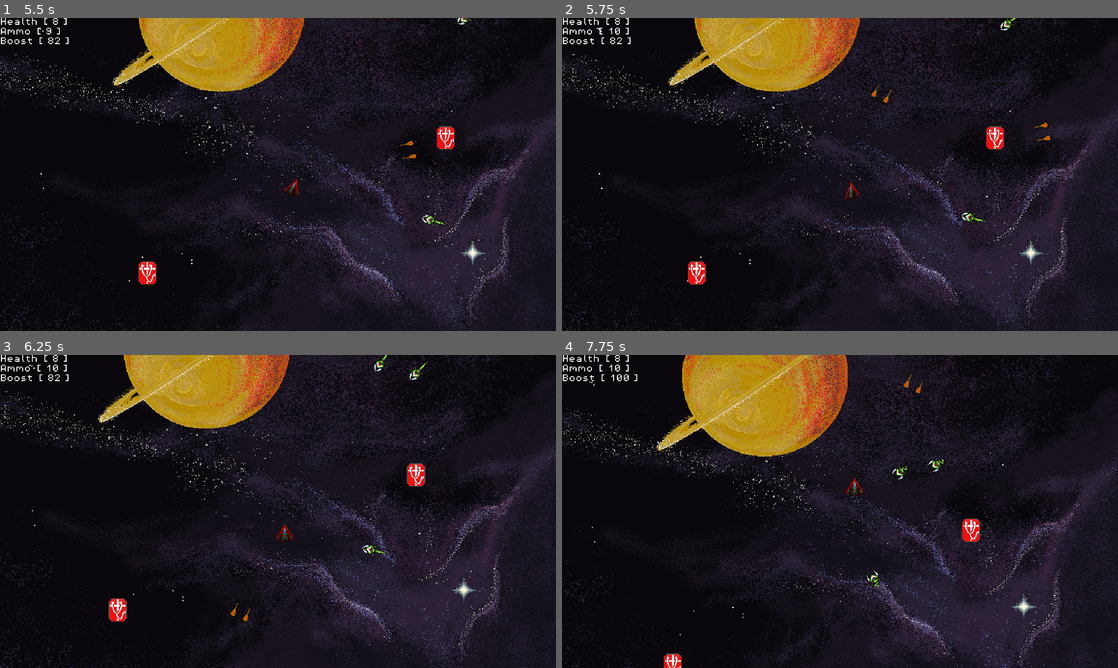
Above: before the commit, frames 1-4 (two rows, left to right).
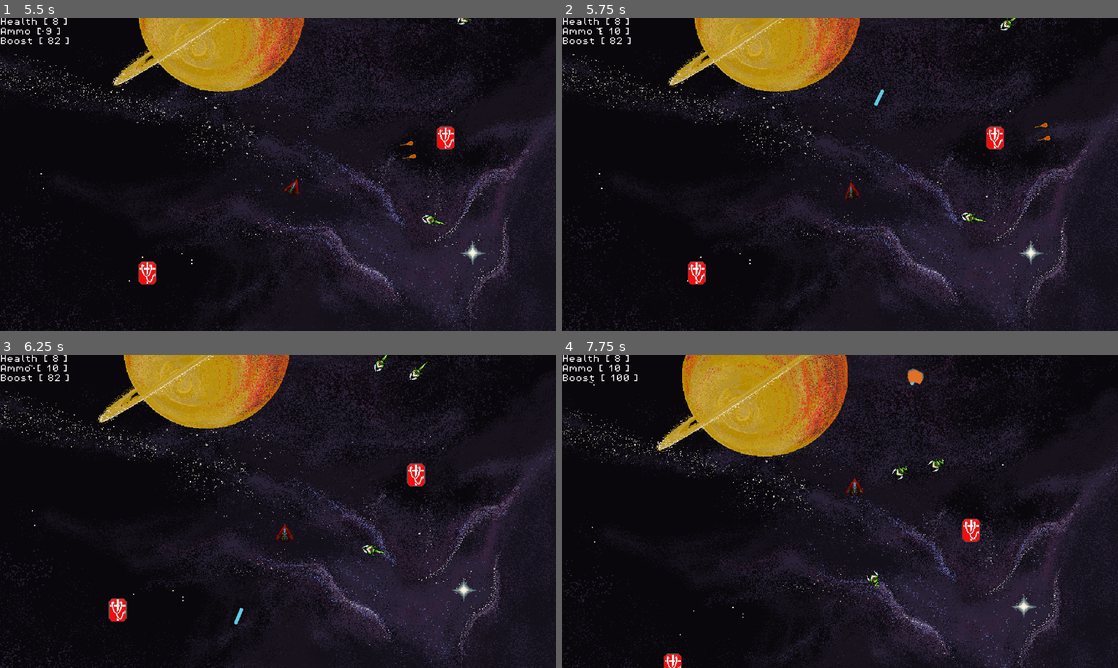
Above: after the commit, the same moments.

Repository: rylanharwood2/Adrift
Game: Godot game, scene res://scenes/game.tscn
Same seed, same stepped clock (60 frames per second), same inputs: the game is played once before the commit and once after it.
Inputs (mouse positions are in pixels of both pictures, inside the frame that each line leads up to):
- Up to frame 1 (5.5 s): tap Enter at 0.5 s; move the mouse to (400, 158) at 0.52 s; hold D (move_right) 0.53-1.25 s; tap Space (shoot) at 0.6, 2.1, 3.8, 5.1 s; click (400, 158) at 0.67 s; drag from (166, 190) to (250, 237) at 1.27 s; tap R (restart) at 2, 3.5 s; move the mouse to (333, 105) at 2.02 s; hold D (move_right) 2.03-2.75 s; drag from (250, 237) to (111, 127) at 2.77 s; move the mouse to (444, 221) at 3.52 s; hold Left (move_left) 3.53-4.25 s; hold Alt (boost) 3.53-4.25 s; drag from (111, 127) to (361, 271) at 4.27 s; move the mouse to (305, 174) at 5.02 s; hold Left (move_left) from 5.03 s (still down); click (305, 174) at 5.17 s
- Up to frame 2 (5.75 s): keep holding Left (move_left)
- Up to frame 3 (6.25 s): release Left (move_left) at 5.75 s; drag from (194, 433) to (450, 358) at 5.77 s
- Up to frame 4 (7.75 s): move the mouse to (962, 495) at 6.52 s; hold W (move_up) 6.53-7.25 s; tap Space (shoot) at 6.6 s; drag from (728, 527) to (951, 401) at 7.27 s

Frame 1 is identical in both runs. In frame 2, less than 0.1% of the frame differs, in the area x 55-60%, y 21-29%; in frame 3, less than 0.1%; in frame 4, 0.1%, in the area x 61-66%, y 4-13%.

Commit message:
changing out the bullets to lasers, animation tweaks
changed out all the bullets to class based individual bullets, also added capo death animation, almost works

Diff:
--- /dev/null
+++ b/assets/sprites/sprite_animations/dual_bullet_explosion.tres
@@ -0,0 +1,29 @@
+[gd_resource type="SpriteFrames" load_steps=5 format=3 uid="uid://b3vmb13kk2v55"]
+
+[ext_resource type="Texture2D" uid="uid://bvmr3lh0msqfl" path="res://assets/sprites/player/default_bullet.png" id="1_a1vik"]
+[ext_resource type="Texture2D" uid="uid://dollkoll5l36" path="res://assets/sprites/player/flame.png" id="2_51mot"]
+
+[sub_resource type="AtlasTexture" id="AtlasTexture_1uvfu"]
+atlas = ExtResource("1_a1vik")
+region = Rect2(0, 0, 30, 23)
+
+[sub_resource type="AtlasTexture" id="AtlasTexture_8wj6r"]
+atlas = ExtResource("2_51mot")
+region = Rect2(8, 0, 4, 8)
+
+[resource]
+animations = [{
+"frames": [{
+"duration": 1.0,
+"texture": SubResource("AtlasTexture_1uvfu")
+}, {
+"duration": 1.0,
+"texture": SubResource("AtlasTexture_1uvfu")
+}, {
+"duration": 1.0,
+"texture": SubResource("AtlasTexture_8wj6r")
+}],
+"loop": true,
+"name": &"default",
+"speed": 5.0
+}]
--- /dev/null
+++ b/assets/sprites/sprite_animations/exploding_bullet.tscn
@@ -0,0 +1,10 @@
+[gd_scene load_steps=3 format=3 uid="uid://w7ik1pckwa3i"]
+
+[ext_resource type="PackedScene" uid="uid://bkguwvaq5v04b" path="res://scenes/bullet.tscn" id="1_jyyfw"]
+[ext_resource type="SpriteFrames" uid="uid://bslnfkqjqpqwt" path="res://assets/sprites/sprite_animations/laser_bullet_explosion.tres" id="2_5awad"]
+
+[node name="exploding_bullet" instance=ExtResource("1_jyyfw")]
+sprite_frames = ExtResource("2_5awad")
+animation = &"explosion"
+autoplay = "fire"
+frame_progress = 0.0
--- /dev/null
+++ b/assets/sprites/sprite_animations/laser_bullet.tres
@@ -0,0 +1,96 @@
+[gd_resource type="SpriteFrames" load_steps=13 format=3 uid="uid://bv2faf7hfnu1q"]
+
+[ext_resource type="Texture2D" uid="uid://ck5aq1wobbwg3" path="res://assets/sprites/enemies/CapoBullet-8.3fps.png" id="1_ihndd"]
+
+[sub_resource type="AtlasTexture" id="AtlasTexture_4qtec"]
+atlas = ExtResource("1_ihndd")
+region = Rect2(0, 0, 38, 47)
+
+[sub_resource type="AtlasTexture" id="AtlasTexture_l7lby"]
+atlas = ExtResource("1_ihndd")
+region = Rect2(38, 0, 38, 47)
+
+[sub_resource type="AtlasTexture" id="AtlasTexture_1yuyb"]
+atlas = ExtResource("1_ihndd")
+region = Rect2(76, 0, 38, 47)
+
+[sub_resource type="AtlasTexture" id="AtlasTexture_2embp"]
+atlas = ExtResource("1_ihndd")
+region = Rect2(114, 0, 38, 47)
+
+[sub_resource type="AtlasTexture" id="AtlasTexture_q3f8d"]
+atlas = ExtResource("1_ihndd")
+region = Rect2(152, 0, 38, 47)
+
+[sub_resource type="AtlasTexture" id="AtlasTexture_qu2qv"]
+atlas = ExtResource("1_ihndd")
+region = Rect2(190, 0, 38, 47)
+
+[sub_resource type="AtlasTexture" id="AtlasTexture_p0p1p"]
+atlas = ExtResource("1_ihndd")
+region = Rect2(228, 0, 38, 47)
+
+[sub_resource type="AtlasTexture" id="AtlasTexture_ytbxs"]
+atlas = ExtResource("1_ihndd")
+region = Rect2(266, 0, 38, 47)
+
+[sub_resource type="AtlasTexture" id="AtlasTexture_bblwa"]
+atlas = ExtResource("1_ihndd")
+region = Rect2(304, 0, 38, 47)
+
+[sub_resource type="AtlasTexture" id="AtlasTexture_d8ihq"]
+atlas = ExtResource("1_ihndd")
+region = Rect2(342, 0, 38, 47)
+
+[sub_resource type="AtlasTexture" id="AtlasTexture_henmf"]
+atlas = ExtResource("1_ihndd")
+region = Rect2(380, 0, 38, 47)
+
+[resource]
+animations = [{
+"frames": [{
+"duration": 1.0,
+"texture": SubResource("AtlasTexture_4qtec")
+}, {
+"duration": 1.0,
+"texture": SubResource("AtlasTexture_l7lby")
+}, {
+"duration": 1.0,
+"texture": SubResource("AtlasTexture_1yuyb")
+}, {
+"duration": 1.0,
+"texture": SubResource("AtlasTexture_2embp")
+}, {
+"duration": 1.0,
+"texture": SubResource("AtlasTexture_q3f8d")
+}, {
+"duration": 1.0,
+"texture": SubResource("AtlasTexture_qu2qv")
+}, {
+"duration": 1.0,
+"texture": SubResource("AtlasTexture_p0p1p")
+}, {
+"duration": 1.0,
+"texture": SubResource("AtlasTexture_ytbxs")
+}, {
+"duration": 1.0,
+"texture": SubResource("AtlasTexture_bblwa")
+}, {
+"duration": 1.0,
+"texture": SubResource("AtlasTexture_d8ihq")
+}, {
+"duration": 1.0,
+"texture": SubResource("AtlasTexture_henmf")
+}],
+"loop": false,
+"name": &"fire",
+"speed": 38.0
+}, {
+"frames": [{
+"duration": 1.0,
+"texture": SubResource("AtlasTexture_henmf")
+}],
+"loop": true,
+"name": &"laser",
+"speed": 5.0
+}]
--- /dev/null
+++ b/assets/sprites/sprite_animations/laser_bullet_explosion.tres
@@ -0,0 +1,104 @@
+[gd_resource type="SpriteFrames" load_steps=13 format=3 uid="uid://bslnfkqjqpqwt"]
+
+[ext_resource type="Texture2D" uid="uid://ck5aq1wobbwg3" path="res://assets/sprites/enemies/CapoBullet-8.3fps.png" id="1_k5wua"]
+
+[sub_resource type="AtlasTexture" id="AtlasTexture_l7lby"]
+atlas = ExtResource("1_k5wua")
+region = Rect2(38, 0, 38, 47)
+
+[sub_resource type="AtlasTexture" id="AtlasTexture_4qtec"]
+atlas = ExtResource("1_k5wua")
+region = Rect2(0, 0, 38, 47)
+
+[sub_resource type="AtlasTexture" id="AtlasTexture_1yuyb"]
+atlas = ExtResource("1_k5wua")
+region = Rect2(76, 0, 38, 47)
+
+[sub_resource type="AtlasTexture" id="AtlasTexture_2embp"]
+atlas = ExtResource("1_k5wua")
+region = Rect2(114, 0, 38, 47)
+
+[sub_resource type="AtlasTexture" id="AtlasTexture_q3f8d"]
+atlas = ExtResource("1_k5wua")
+region = Rect2(152, 0, 38, 47)
+
+[sub_resource type="AtlasTexture" id="AtlasTexture_qu2qv"]
+atlas = ExtResource("1_k5wua")
+region = Rect2(190, 0, 38, 47)
+
+[sub_resource type="AtlasTexture" id="AtlasTexture_p0p1p"]
+atlas = ExtResource("1_k5wua")
+region = Rect2(228, 0, 38, 47)
+
+[sub_resource type="AtlasTexture" id="AtlasTexture_ytbxs"]
+atlas = ExtResource("1_k5wua")
+region = Rect2(266, 0, 38, 47)
+
+[sub_resource type="AtlasTexture" id="AtlasTexture_bblwa"]
+atlas = ExtResource("1_k5wua")
+region = Rect2(304, 0, 38, 47)
+
+[sub_resource type="AtlasTexture" id="AtlasTexture_d8ihq"]
+atlas = ExtResource("1_k5wua")
+region = Rect2(342, 0, 38, 47)
+
+[sub_resource type="AtlasTexture" id="AtlasTexture_henmf"]
+atlas = ExtResource("1_k5wua")
+region = Rect2(380, 0, 38, 47)
+
+[resource]
+animations = [{
+"frames": [{
+"duration": 1.0,
+"texture": SubResource("AtlasTexture_l7lby")
+}],
+"loop": true,
+"name": &"explosion",
+"speed": 5.0
+}, {
+"frames": [{
+"duration": 1.0,
+"texture": SubResource("AtlasTexture_4qtec")
+}, {
+"duration": 1.0,
+"texture": SubResource("AtlasTexture_l7lby")
+}, {
+"duration": 1.0,
+"texture": SubResource("AtlasTexture_1yuyb")
+}, {
+"duration": 1.0,
+"texture": SubResource("AtlasTexture_2embp")
+}, {
+"duration": 1.0,
+"texture": SubResource("AtlasTexture_q3f8d")
+}, {
+"duration": 1.0,
+"texture": SubResource("AtlasTexture_qu2qv")
+}, {
+"duration": 1.0,
+"texture": SubResource("AtlasTexture_p0p1p")
+}, {
+"duration": 1.0,
+"texture": SubResource("AtlasTexture_ytbxs")
+}, {
+"duration": 1.0,
+"texture": SubResource("AtlasTexture_bblwa")
+}, {
+"duration": 1.0,
+"texture": SubResource("AtlasTexture_d8ihq")
+}, {
+"duration": 1.0,
+"texture": SubResource("AtlasTexture_henmf")
+}],
+"loop": false,
+"name": &"fire",
+"speed": 38.0
+}, {
+"frames": [{
+"duration": 1.0,
+"texture": SubResource("AtlasTexture_henmf")
+}],
+"loop": true,
+"name": &"laser",
+"speed": 5.0
+}]
--- a/project.godot
+++ b/project.godot
@@ -25,6 +25,7 @@
 player=""
 asteroid=""
 health_packs=""
+bullet=""
 
 [input]
 
--- a/scenes/bullet.tscn
+++ b/scenes/bullet.tscn
@@ -19,9 +19,9 @@
 }]
 
 [sub_resource type="RectangleShape2D" id="RectangleShape2D_1pa5e"]
-size = Vector2(26.0002, 30.2498)
+size = Vector2(8.93023, 46.1976)
 
-[node name="Bullet" type="AnimatedSprite2D"]
+[node name="Bullet" type="AnimatedSprite2D" groups=["bullet"]]
 sprite_frames = SubResource("SpriteFrames_go2k2")
 autoplay = "default"
 frame_progress = 0.120155
--- a/scenes/capo_bullet.tscn
+++ b/scenes/capo_bullet.tscn
@@ -1,11 +1,20 @@
-[gd_scene load_steps=3 format=3 uid="uid://mwk76n3n21eg"]
+[gd_scene load_steps=4 format=3 uid="uid://mwk76n3n21eg"]
 
 [ext_resource type="PackedScene" uid="uid://bkguwvaq5v04b" path="res://scenes/bullet.tscn" id="1_ot0ro"]
 [ext_resource type="Script" uid="uid://b6dffa7mvl3w1" path="res://scripts/capo_bullet.gd" id="2_0xalb"]
+[ext_resource type="SpriteFrames" uid="uid://bv2faf7hfnu1q" path="res://assets/sprites/sprite_animations/laser_bullet.tres" id="2_7x4hg"]
 
 [node name="capo_bullet" instance=ExtResource("1_ot0ro")]
+sprite_frames = ExtResource("2_7x4hg")
+animation = &"fire"
+autoplay = "fire"
+frame_progress = 0.0
 script = ExtResource("2_0xalb")
 
 [node name="Area2D" parent="." index="0"]
 position = Vector2(-2, 0)
 scale = Vector2(0.627738, 0.671875)
+
+[node name="CollisionShape2D" parent="Area2D" index="0"]
+position = Vector2(-13.5407, -4.46508)
+scale = Vector2(1, 1)
--- a/scenes/capo_enemy.tscn
+++ b/scenes/capo_enemy.tscn
@@ -1,14 +1,63 @@
-[gd_scene load_steps=34 format=3 uid="uid://cyoarbaw7rvhv"]
+[gd_scene load_steps=47 format=3 uid="uid://cyoarbaw7rvhv"]
 
 [ext_resource type="Script" uid="uid://dktmk1gpy1ab0" path="res://scripts/capo_enemy.gd" id="1_m2rrh"]
 [ext_resource type="Texture2D" uid="uid://j3s1w45fkn67" path="res://assets/sprites/enemies/CapoShootingAnimation-8.3fps.png" id="1_yue7r"]
 [ext_resource type="Shader" uid="uid://crupfqg5q331r" path="res://scripts/flash.gdshader" id="2_hwjdu"]
+[ext_resource type="Texture2D" uid="uid://dnldxosajhswy" path="res://assets/sprites/enemies/capo_death.png" id="3_0s4b1"]
 
 [sub_resource type="ShaderMaterial" id="ShaderMaterial_i3d7n"]
 shader = ExtResource("2_hwjdu")
 shader_parameter/flash_color = Color(1, 1, 1, 1)
 shader_parameter/flash_modifier = 0.0
 
+[sub_resource type="AtlasTexture" id="AtlasTexture_s3ldm"]
+atlas = ExtResource("3_0s4b1")
+region = Rect2(0, 0, 299, 230)
+
+[sub_resource type="AtlasTexture" id="AtlasTexture_nsikb"]
+atlas = ExtResource("3_0s4b1")
+region = Rect2(299, 0, 299, 230)
+
+[sub_resource type="AtlasTexture" id="AtlasTexture_y1knl"]
+atlas = ExtResource("3_0s4b1")
+region = Rect2(598, 0, 299, 230)
+
+[sub_resource type="AtlasTexture" id="AtlasTexture_lgl0k"]
+atlas = ExtResource("3_0s4b1")
+region = Rect2(897, 0, 299, 230)
+
+[sub_resource type="AtlasTexture" id="AtlasTexture_nag0h"]
+atlas = ExtResource("3_0s4b1")
+region = Rect2(0, 230, 299, 230)
+
+[sub_resource type="AtlasTexture" id="AtlasTexture_64tmi"]
+atlas = ExtResource("3_0s4b1")
+region = Rect2(299, 230, 299, 230)
+
+[sub_resource type="AtlasTexture" id="AtlasTexture_082ib"]
+atlas = ExtResource("3_0s4b1")
+region = Rect2(598, 230, 299, 230)
+
+[sub_resource type="AtlasTexture" id="AtlasTexture_beixj"]
+atlas = ExtResource("3_0s4b1")
+region = Rect2(897, 230, 299, 230)
+
+[sub_resource type="AtlasTexture" id="AtlasTexture_hm10k"]
+atlas = ExtResource("3_0s4b1")
+region = Rect2(0, 460, 299, 230)
+
+[sub_resource type="AtlasTexture" id="AtlasTexture_gtdy1"]
+atlas = ExtResource("3_0s4b1")
+region = Rect2(299, 460, 299, 230)
+
+[sub_resource type="AtlasTexture" id="AtlasTexture_k7oxm"]
+atlas = ExtResource("3_0s4b1")
+region = Rect2(598, 460, 299, 230)
+
+[sub_resource type="AtlasTexture" id="AtlasTexture_pv0qc"]
+atlas = ExtResource("3_0s4b1")
+region = Rect2(897, 460, 299, 230)
+
 [sub_resource type="AtlasTexture" id="AtlasTexture_hy6s4"]
 atlas = ExtResource("1_yue7r")
 region = Rect2(0, 0, 57, 59)
@@ -115,6 +164,47 @@
 
 [sub_resource type="SpriteFrames" id="SpriteFrames_w8g1f"]
 animations = [{
+"frames": [{
+"duration": 1.0,
+"texture": SubResource("AtlasTexture_s3ldm")
+}, {
+"duration": 1.0,
+"texture": SubResource("AtlasTexture_nsikb")
+}, {
+"duration": 1.0,
+"texture": SubResource("AtlasTexture_y1knl")
+}, {
+"duration": 1.0,
+"texture": SubResource("AtlasTexture_lgl0k")
+}, {
+"duration": 1.0,
+"texture": SubResource("AtlasTexture_nag0h")
+}, {
+"duration": 1.0,
+"texture": SubResource("AtlasTexture_64tmi")
+}, {
+"duration": 1.0,
+"texture": SubResource("AtlasTexture_082ib")
+}, {
+"duration": 1.0,
+"texture": SubResource("AtlasTexture_beixj")
+}, {
+"duration": 1.0,
+"texture": SubResource("AtlasTexture_hm10k")
+}, {
+"duration": 1.0,
+"texture": SubResource("AtlasTexture_gtdy1")
+}, {
+"duration": 1.0,
+"texture": SubResource("AtlasTexture_k7oxm")
+}, {
+"duration": 1.0,
+"texture": SubResource("AtlasTexture_pv0qc")
+}],
+"loop": true,
+"name": &"death",
+"speed": 16.0
+}, {
 "frames": [{
 "duration": 1.0,
 "texture": SubResource("AtlasTexture_hy6s4")
@@ -215,8 +305,9 @@
 material = SubResource("ShaderMaterial_i3d7n")
 rotation = 1.5708
 sprite_frames = SubResource("SpriteFrames_w8g1f")
-animation = &"shoot"
+animation = &"death"
 autoplay = "default"
+frame_progress = 0.884851
 
 [node name="hitbox" type="CollisionShape2D" parent="."]
 position = Vector2(-6, -6.55651e-07)
--- a/scenes/game.tscn
+++ b/scenes/game.tscn
@@ -35,6 +35,11 @@
 
 [node name="Game" type="Node2D"]
 script = ExtResource("1_p1si3")
+
+[node name="testing_bullet_despawn" type="Timer" parent="."]
+wait_time = 10.0
+one_shot = true
+autostart = true
 
 [node name="ParallaxBackground" type="ParallaxBackground" parent="."]
 
@@ -164,4 +169,5 @@
 grow_vertical = 0
 script = ExtResource("14_trtic")
 
+[connection signal="timeout" from="testing_bullet_despawn" to="." method="_on_testing_bullet_despawn_timeout"]
 [connection signal="start_game" from="HUD" to="." method="new_game"]
--- a/scenes/player.tscn
+++ b/scenes/player.tscn
@@ -163,7 +163,7 @@
 rotation = -1.5708
 script = ExtResource("1_wwnok")
 
-[node name="AnimatedSprite2D" type="AnimatedSprite2D" parent="."]
+[node name="ship" type="AnimatedSprite2D" parent="."]
 material = SubResource("ShaderMaterial_4a8iu")
 rotation = 1.5708
 sprite_frames = SubResource("SpriteFrames_88jfr")
--- /dev/null
+++ b/scenes/player_bullet.tscn
@@ -0,0 +1,8 @@
+[gd_scene load_steps=3 format=3 uid="uid://c1ldmgpmbu4fl"]
+
+[ext_resource type="PackedScene" uid="uid://bkguwvaq5v04b" path="res://scenes/bullet.tscn" id="1_4g3gs"]
+[ext_resource type="SpriteFrames" uid="uid://b3vmb13kk2v55" path="res://assets/sprites/sprite_animations/dual_bullet_explosion.tres" id="2_46jqs"]
+
+[node name="player_bullet" instance=ExtResource("1_4g3gs")]
+sprite_frames = ExtResource("2_46jqs")
+frame_progress = 0.815691
--- a/scripts/capo_bullet.gd
+++ b/scripts/capo_bullet.gd
@@ -1,6 +1,9 @@
 extends "res://scripts/bullet.gd"
 
 var bullet_damage = 1
+
+func play_explosion_animation():
+	pass
 
 func _on_area_2d_body_entered(body: Node2D) -> void:
 	if body.is_in_group("player"):
--- a/scripts/capo_enemy.gd
+++ b/scripts/capo_enemy.gd
@@ -65,8 +65,14 @@
 
 func play_death():
 	dead = true
+	print("hello")
+	$AnimatedSprite2D.play("death")
+	print("hello")
+	await get_tree().create_timer(2).timeout
+	print("hello")
 	if dead:
-		queue_free()
+		print("goodbye")
+		#queue_free()
 		#$AnimatedSprite2D.play("death")
 
 
--- /dev/null
+++ b/scripts/exploding_bullet.gd
@@ -0,0 +1,8 @@
+extends "res://scripts/bullet.gd"
+
+func _init() -> void:
+	$despawn_timer.start(5)
+
+func _on_despawn_timer_timeout() -> void:
+	# kill the bullets that exit the screen, helps with lag
+	print("explode")
--- a/scripts/game.gd
+++ b/scripts/game.gd
@@ -87,3 +87,9 @@
 			await get_tree().create_timer(2).timeout
 		else:
 			break
+
+
+func _on_testing_bullet_despawn_timeout() -> void:
+
+	for bullet in get_tree().get_nodes_in_group("bullet"):
+		print(bullet)
--- a/scripts/player.gd
+++ b/scripts/player.gd
@@ -127,11 +127,11 @@
 
 # flash on damage received
 func flash():
-	$AnimatedSprite2D.material.set_shader_parameter("flash_modifier", 0.8)
+	$ship.material.set_shader_parameter("flash_modifier", 0.8)
 	$flash_timer.start()
 
 func _on_flash_timer_timeout() -> void:
-	$AnimatedSprite2D.material.set_shader_parameter("flash_modifier", 0)
+	$ship.material.set_shader_parameter("flash_modifier", 0)
 
 
 # boooooooooost
@@ -155,13 +155,13 @@
 func play_tilting_animation() -> void:
 	var tilting_direction = Input.get_axis("move_left", "move_right")
 	if tilting_direction == 1 and !is_tilting:
-		$AnimatedSprite2D.play("tilt_right")
+		$ship.play("tilt_right")
 		is_tilting = true
 	elif tilting_direction == -1 and !is_tilting:
-		$AnimatedSprite2D.play("tilt_left")
+		$ship.play("tilt_left")
 		is_tilting = true
 	if tilting_direction == 0:
-		$AnimatedSprite2D.play("idle")
+		$ship.play("idle")
 		is_tilting = false
 
 func play_flame_amimation() -> void:
Binary file added: assets/sprites/enemies/capo_death.png
Not shown, added: assets/sprites/enemies/capo_death.png.import
Not shown, added: scripts/exploding_bullet.gd.uid
